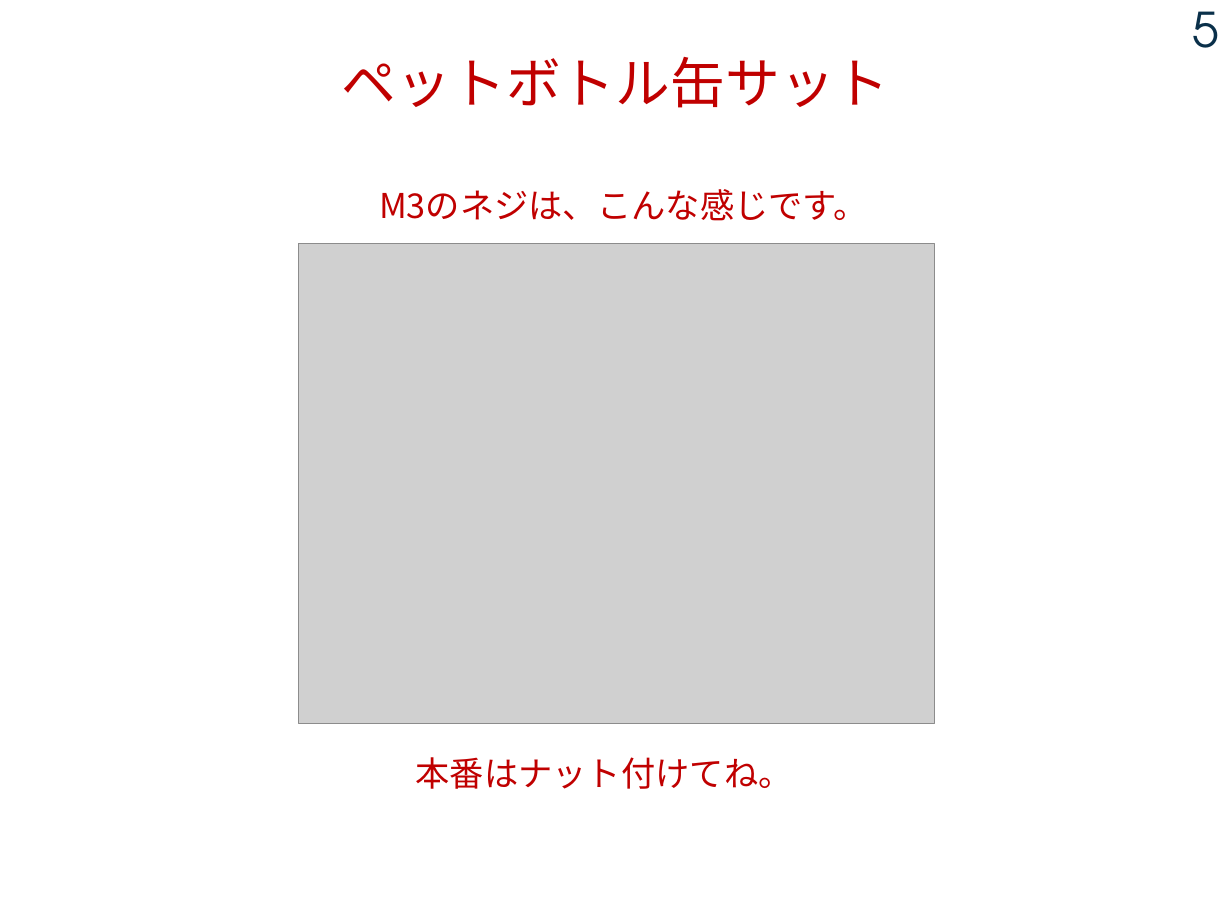
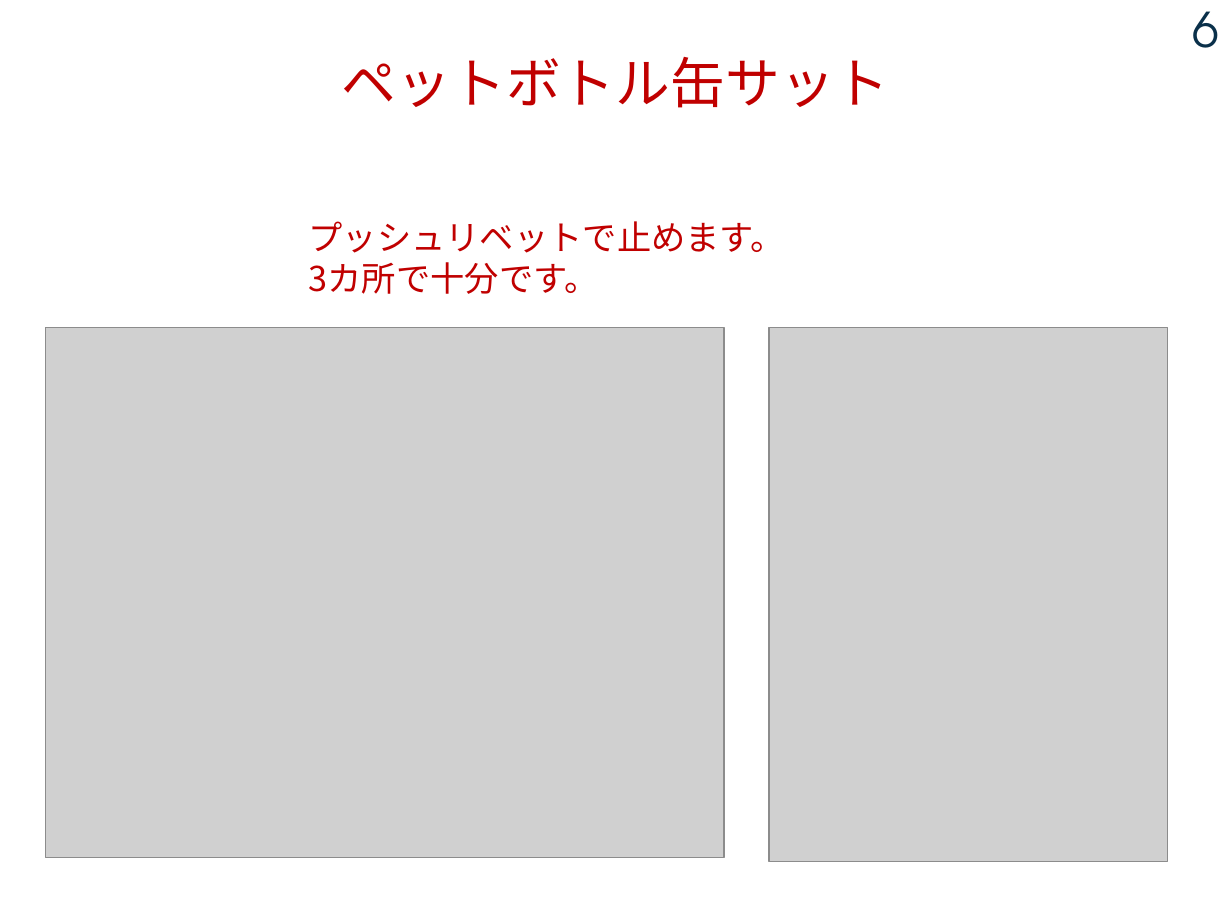
Before and after one commit to tarosay/cansat2026_Sample, a slide deck: slide 6 of Documents/2026_07_02_ペットボトル缶サットを作ろう.pptx (slide 5 before the commit). Drawn at 1232x924 pixels with LibreOffice and Linux fonts; fonts in the diff are those of the drawing; grey boxes stand for pictures. Boxes give left, top, right and bottom in pixels: in the first picture for what was removed or moved away, otherwise in the second. Text is boxed around its words. In the diff, an @@ line names an element or a change of style, - is before the commit and + after.

Commit message:
ペットボトル缶サット完成

```diff
--- a/Documents/2026_07_02_ペットボトル缶サットを作ろう.pptx
+++ b/Documents/2026_07_02_ペットボトル缶サットを作ろう.pptx
@@ page number at [1192,11,1219,48]: text changed @@
-5
+6
@@ text at [309,221,785,294]: text changed @@
-M3のネジは、こんな感じです。
+プッシュリベットで止めます。
+3カ所で十分です。
@@ picture removed at [299,244,935,723] @@
@@ picture added at [46,328,724,859] @@
@@ picture added at [769,328,1167,862] @@
@@ text removed at [416,757,793,789] @@
-本番はナット付けてね。
```
Also in this commit, not shown: 5 other slides changed, 2 slides added, 2 slides removed, 1 other file.
